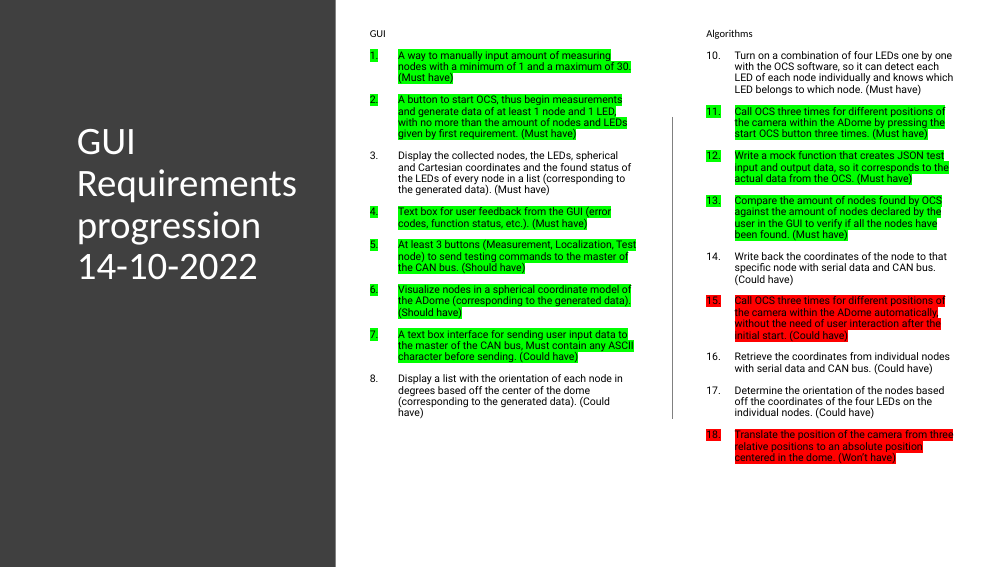
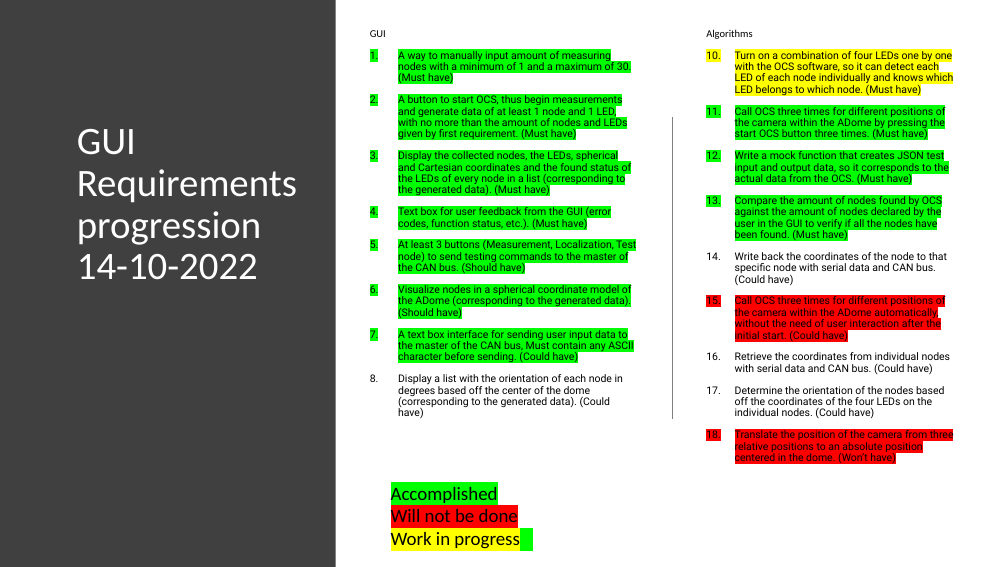
Before and after one commit to ADAALMAN/ADome-GUI, a slide deck: slide 20 of Progression/ADome GUI progression.pptx. Drawn at 1008x567 pixels with LibreOffice and Linux fonts; fonts in the diff are those of the drawing. Boxes give left, top, right and bottom in pixels: in the first picture for what was removed or moved away, otherwise in the second. Text is boxed around its words. In the diff, an @@ line names an element or a change of style, - is before the commit and + after.

```diff
--- a/Progression/ADome GUI progression.pptx
+++ b/Progression/ADome GUI progression.pptx
@@ text at [735, 51, 953, 96]: highlight none to #FFFF00 in "Turn on a combination of four LEDs ..." @@
@@ text at [398, 151, 632, 197]: highlight none to #00FF00 in "Display the collected nodes, the LEDs, spherical ..." @@
@@ text added at [391, 487, 520, 549], 18 pt, text #000000 @@
+Accomplished
+Will not be done
+Work in progress
```
Also in this commit, not shown: 1 other slide changed, 6 other files.
